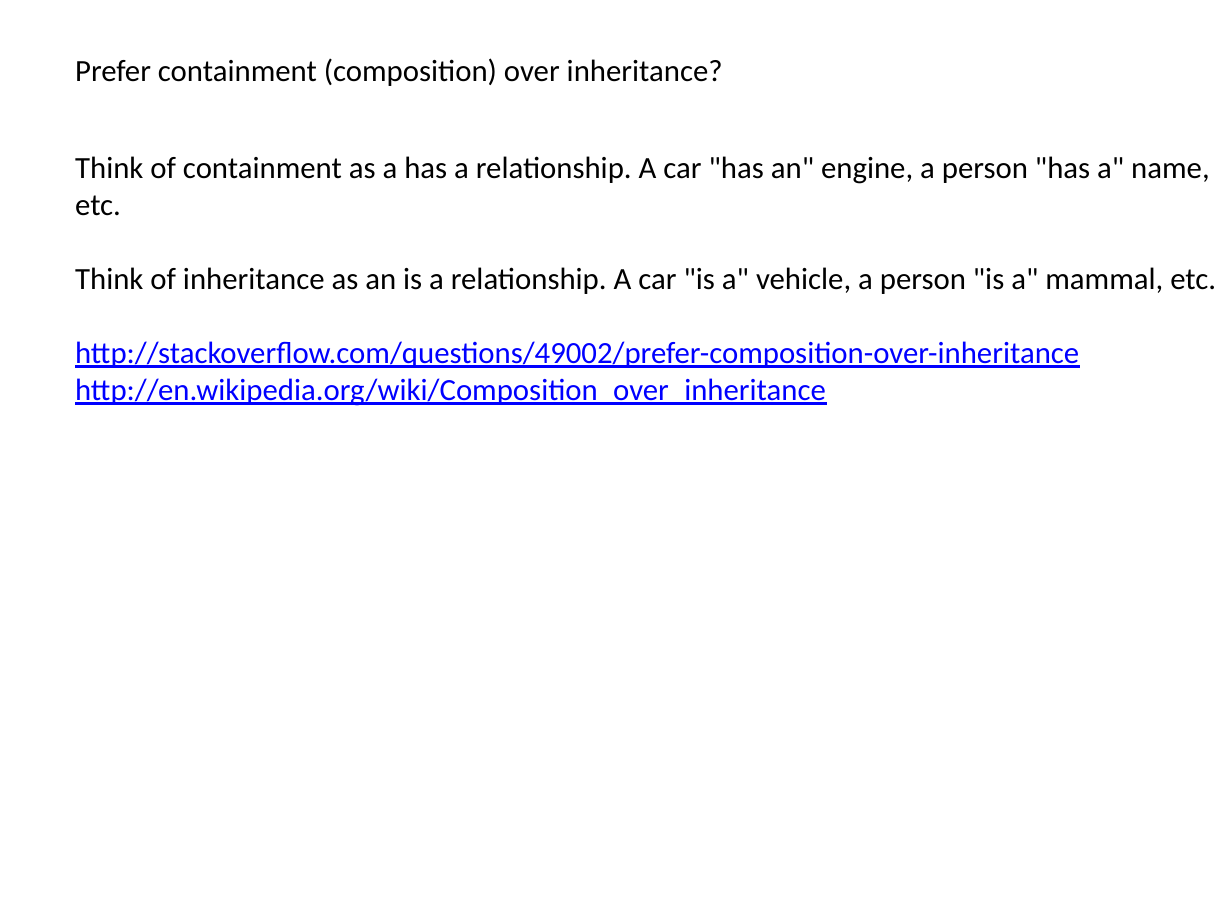
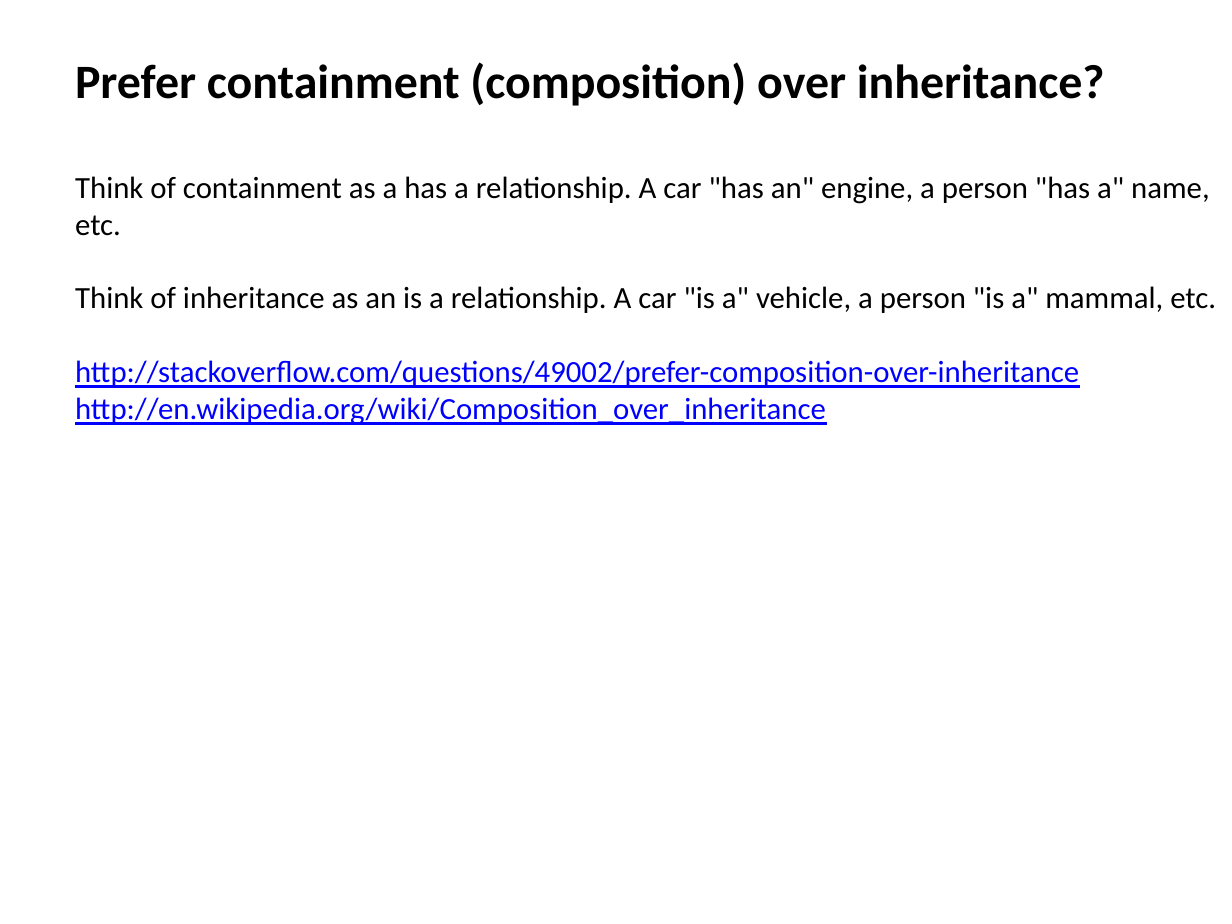
Before and after one commit to dzmitry-varabei/front-end-course, a slide deck: slide 48 of inheritance-in-javascript/Inheritance.pptx. Drawn at 1232x924 pixels with LibreOffice and Linux fonts; fonts in the diff are those of the drawing. Boxes give left, top, right and bottom in pixels: in the first picture for what was removed or moved away, otherwise in the second. Text is boxed around its words. In the diff, an @@ line names an element or a change of style, - is before the commit and + after.

```diff
--- a/inheritance-in-javascript/Inheritance.pptx
+++ b/inheritance-in-javascript/Inheritance.pptx
@@ text "Prefer containment (composition) over inheritance?" at (75, 62, 1105, 106): size 18 to 28 pt, bold on @@
@@ text "Think of containment as a ...": place and size @@
-text "Think of containment as a ..." at (75, 156, 1216, 406)
+text "Think of containment as a ..." at (75, 176, 1216, 425)
```
Also in this commit, not shown: 13 other slides changed.
